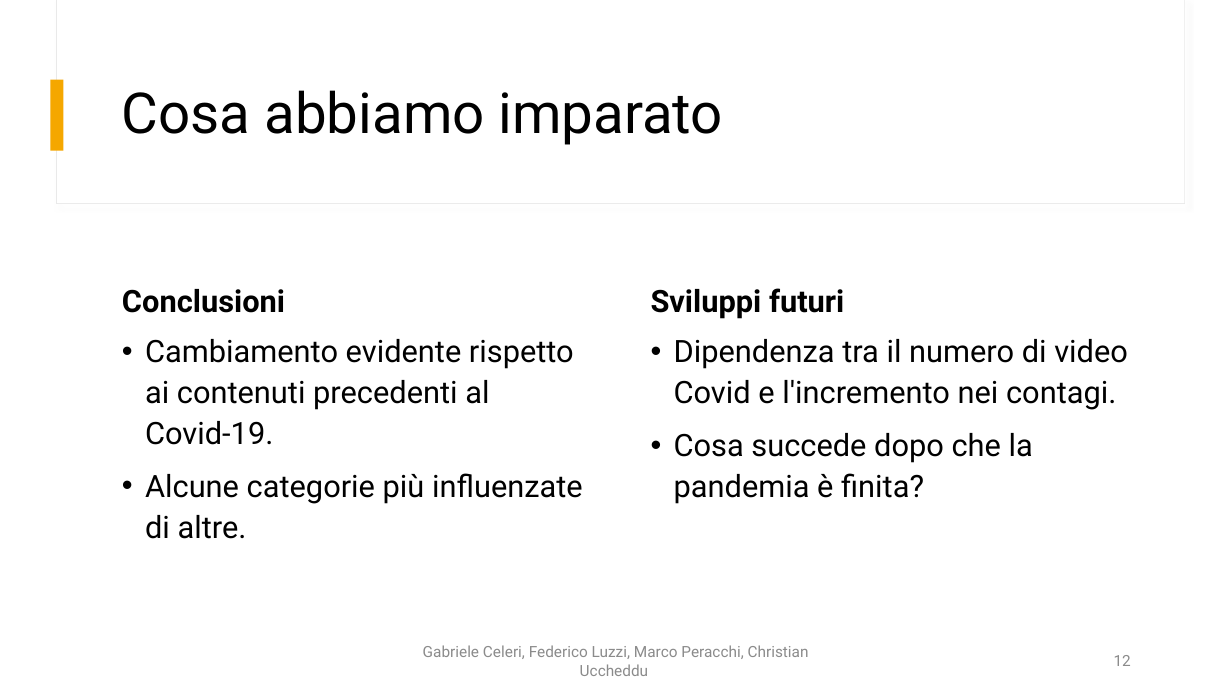
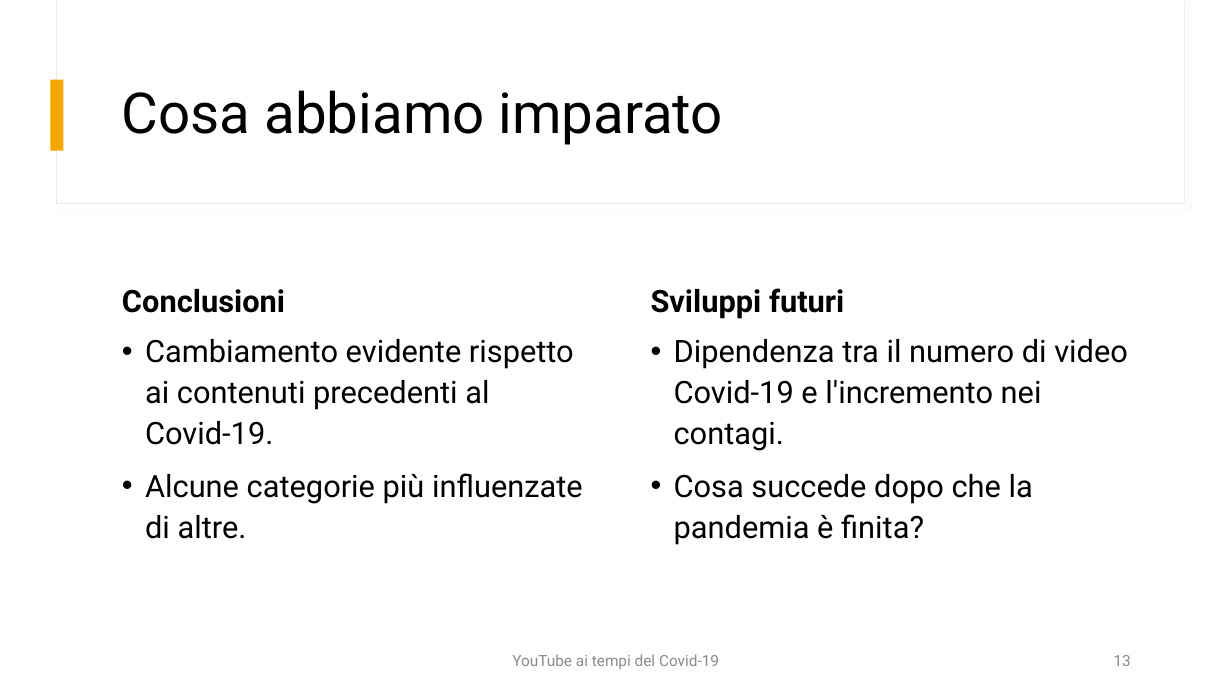
Before and after one commit to fedelux3/Youtube_trending_analysis, a slide deck: slide 13 of presentazione/presentazione.pptx (slide 12 before the commit). Drawn at 1232x693 pixels with LibreOffice and Linux fonts; fonts in the diff are those of the drawing. Boxes give left, top, right and bottom in pixels: in the first picture for what was removed or moved away, otherwise in the second. Text is boxed around its words. In the diff, an @@ line names an element or a change of style, - is before the commit and + after.

```diff
--- a/presentazione/presentazione.pptx
+++ b/presentazione/presentazione.pptx
@@ text at [674,339,1128,451]: text changed @@
-• Dipendenza tra il numero di video Covid e l'incremento nei contagi.
+• Dipendenza tra il numero di video Covid-19 e l'incremento nei contagi.
@@ text at [512,654,719,669]: text changed @@
-Gabriele Celeri, Federico Luzzi, Marco Peracchi, Christian Uccheddu
+YouTube ai tempi del Covid-19
@@ page number at [1114,655,1131,666]: text changed @@
-12
+13
```
Also in this commit, not shown: 11 other slides changed, 1 slide added, 19 other files.
